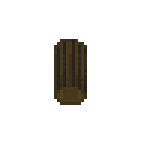
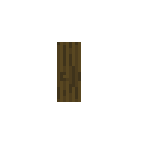
Two versions of the same layered image (144px x 144px). Layer-by-layer changes:
painted on "Background" over 54, 39, 87, 105
